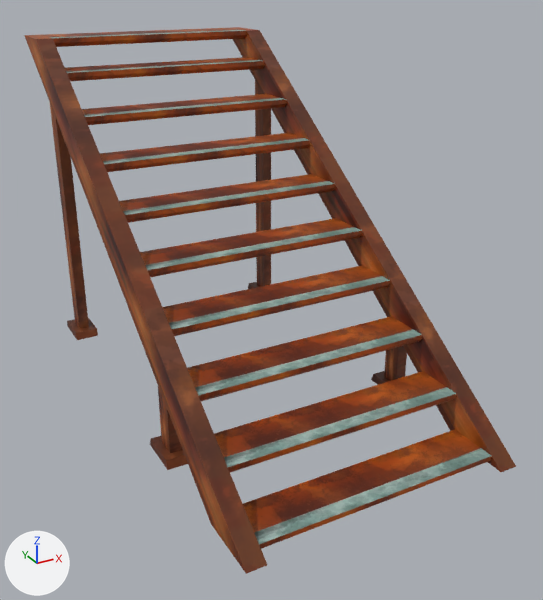
An edit to the FBX model Nerethos_3D/Assets/_Project/03_Art/01_Meshes/stairs_outdoors_big.fbx, drawn before and after from the same camera.
One viewpoint serves both versions: a 50 mm lens placed at (-9.8, -103.66, 6.01), pointed at (-4.82, -94.6, 1.48). Every picture has the same lights, and +X, +Y and +Z are marked at lower left. The first picture is the older version. Where no turn or scale is listed for an object, it has been applied to the vertices.

The first picture shows 'stairs_steps_outdoors'.
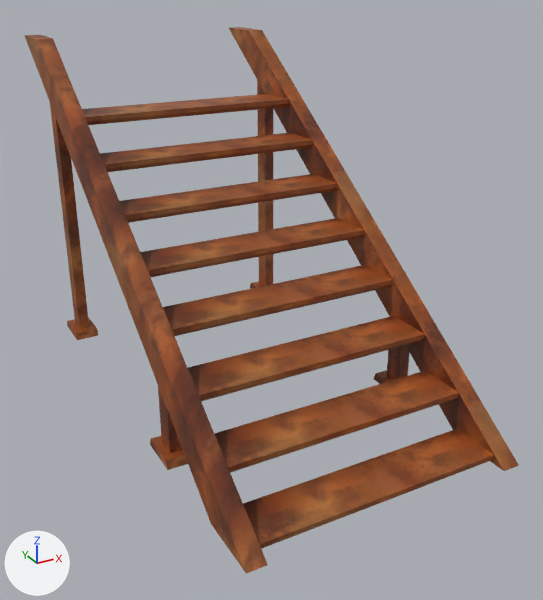
The newer file is also turned or shifted as a whole; pictures and numbers use the older file's frame.

What differs and where, as boxes (x1, y1, x2, y2) in the pictures (543 x 600 px; the box of a moved part takes in the faces that stretch with it):
'stairs_steps_outdoors', surface changed, reshaped: before (24, 27, 516, 574); after (24, 27, 519, 574)
part 1 of me_mesh, moved or reshaped (mostly hidden): before (248, 282, 259, 289); after (250, 281, 261, 288)
part 2 of me_mesh, moved or reshaped: before (255, 81, 271, 287); after (257, 80, 273, 286)
part 3 of me_mesh, moved or reshaped (mostly hidden): before (371, 371, 390, 385); after (374, 370, 392, 384)
part 4 of me_mesh, moved or reshaped: before (384, 346, 407, 381); after (387, 345, 410, 380)
part 5 of me_mesh, moved or reshaped: before (243, 430, 492, 549); after (243, 428, 494, 549)
part 6 of me_mesh, moved or reshaped: before (214, 371, 456, 472); after (214, 370, 459, 472)
part 7 of me_mesh, moved or reshaped: before (187, 316, 422, 401); after (188, 316, 425, 401)
part 8 of me_mesh, moved or reshaped: before (162, 265, 390, 336); after (163, 265, 393, 336)
part 9 of me_mesh, moved or reshaped: before (140, 218, 362, 277); after (140, 218, 364, 277)
part 10 of me_mesh, moved or reshaped: before (119, 174, 335, 223); after (120, 174, 338, 223)
part 11 of me_mesh, moved or reshaped: before (100, 133, 310, 172); after (100, 132, 313, 172)
part 12 of me_mesh, moved or reshaped: before (82, 94, 287, 125); after (82, 94, 289, 125)
part 13 of me_mesh, deleted (brown): before (65, 57, 264, 81)
part 14 of me_mesh, moved or reshaped: before (25, 27, 516, 574); after (25, 27, 519, 574)
part 15 of me_mesh, surface changed: (28, 37, 246, 573) in both

The change in detail:
Picture 'Texture_Copper_MAT_Copper_BaseColor.png' (img_texture_copper_mat_copper_basecolor_png) is new.
Material 'MAT_Copper' (mat_mat_copper) changes its picture from img_copperupdated_png to img_texture_copper_mat_copper_basecolor_png.
me_mesh is used by ob_stairs_steps_outdoors; location (-7.0, -98.0, 0.0).
me_mesh had 196 vertices, 135 faces and spanned x -0.06..4.05, y 0.0..8.0, z 0.0..5.0.
me_mesh now has 176 vertices, 124 faces and spans x -0.06..4.1, y 0.0..8.0, z 0.0..5.0.
me_mesh part 1: the loose piece of 8 vertices spanning x 3.67..4.05, y 6.46..7.12, z 0.0..0.13 is moved by (0.05, 0.0, 0.0).
me_mesh part 2: the loose piece of 8 vertices spanning x 3.78..3.95, y 6.62..6.92, z 0.06..4.64 is moved by (0.05, 0.0, 0.0).
me_mesh part 3: the loose piece of 8 vertices spanning x 3.67..4.05, y 2.14..2.8, z 0.0..0.13 is moved by (0.05, 0.0, 0.0).
me_mesh part 4: the loose piece of 8 vertices spanning x 3.78..3.95, y 2.31..2.61, z 0.06..1.46 is moved by (0.05, 0.0, 0.0).
me_mesh part 5: the loose piece of 12 vertices spanning x 0.26..3.73, y 0.2..0.91, z 0.0..0.14 is scaled about the mesh origin by (1.01, 1, 1).
me_mesh part 6: the loose piece of 12 vertices spanning x 0.26..3.73, y 0.96..1.68, z 0.55..0.69 is scaled about the mesh origin by (1.01, 1, 1).
me_mesh part 7: the loose piece of 12 vertices spanning x 0.26..3.73, y 1.76..2.48, z 1.1..1.24 is scaled about the mesh origin by (1.01, 1, 1).
me_mesh part 8: the loose piece of 12 vertices spanning x 0.26..3.73, y 2.57..3.28, z 1.65..1.79 is scaled about the mesh origin by (1.01, 1, 1).
me_mesh part 9: the loose piece of 12 vertices spanning x 0.26..3.73, y 3.34..4.06, z 2.2..2.34 is scaled about the mesh origin by (1.01, 1, 1).
me_mesh part 10: the loose piece of 12 vertices spanning x 0.26..3.73, y 4.13..4.84, z 2.75..2.89 is scaled about the mesh origin by (1.01, 1, 1).
me_mesh part 11: the loose piece of 12 vertices spanning x 0.26..3.73, y 4.9..5.62, z 3.3..3.44 is scaled about the mesh origin by (1.01, 1, 1).
me_mesh part 12: the loose piece of 12 vertices spanning x 0.26..3.73, y 5.68..6.4, z 3.85..3.99 is scaled about the mesh origin by (1.01, 1, 1).
me_mesh part 13: the loose piece of 12 vertices spanning x 0.26..3.73, y 6.48..7.2, z 4.4..4.54 is deleted.
Part 14, on me_mesh:
26 vertices are removed from x 0.26..4.0, y 0.0..8.0, z 0.0..5.0.
35 faces are deleted.
4 vertices are added at (3.78, 0.0, 0.0), (3.78, 7.15, 5.0), (3.78, 0.91, 0.0), (3.78, 8.0, 5.0).
8 new vertices lie (0.39, 0.0, 0.0) away from vertices in x -0.06, y 2.14..7.12, z 0.0..0.13.
6 new vertices lie (0.27, 0.0, 0.0) away from vertices in x 0.0..3.78, y 0.0..8.0, z 0.0..5.0.
30 new faces join them.
me_mesh part 15: 14 kept faces spanning x -0.06..0.27, y 0.0..8.0, z 0.0..5.0 get new texture (UV) coordinates.
